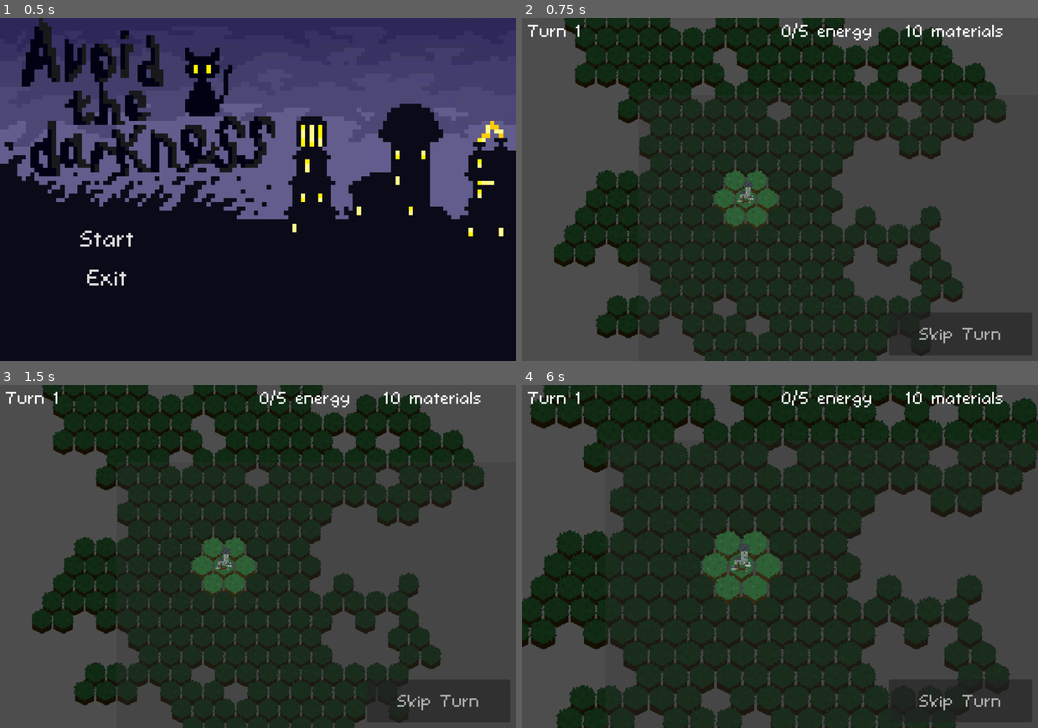
Above: before the commit, frames 1-4 (two rows, left to right).
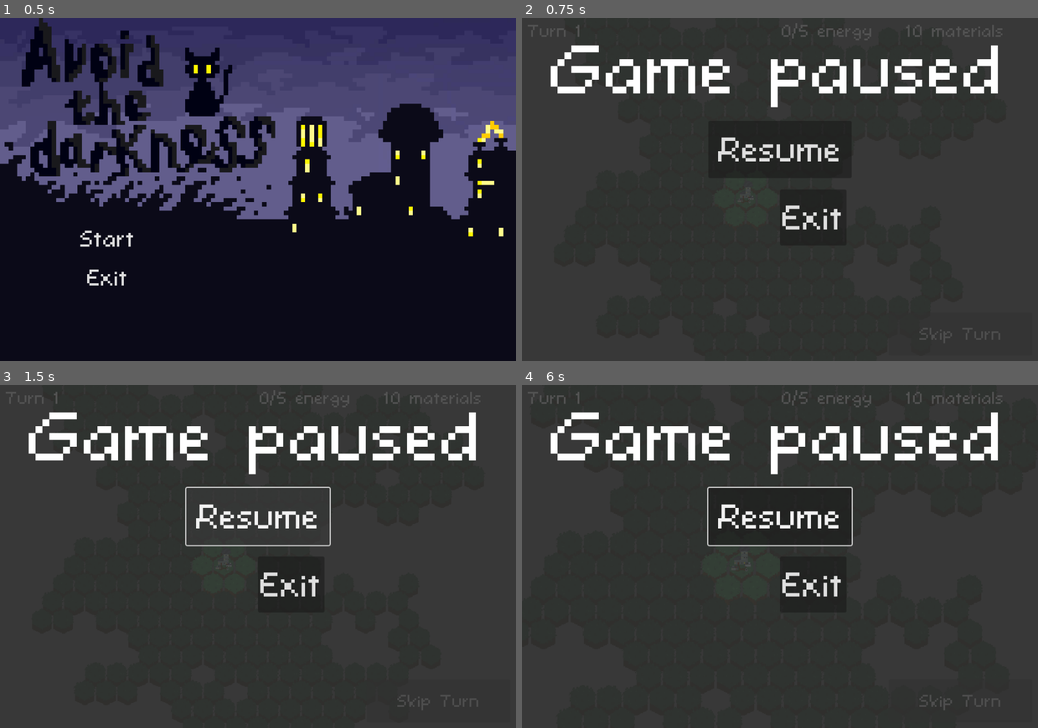
Above: after the commit, the same moments.

Repository: KlaimP/GameJam2.0
Game: Godot game, scene res://menu.tscn
Same seed, same stepped clock (60 frames per second), same inputs: the game is played once before the commit and once after it.
Inputs (mouse positions are in pixels of both pictures, inside the frame that each line leads up to):
- Up to frame 1 (0.5 s): no input
- Up to frame 2 (0.75 s): click "Start" at 0.5 s
- Up to frame 3 (1.5 s): click (258, 515) at 1.25 s, where only the run after the commit has a clickable "Resume"
- Up to frame 4 (6 s): click "Skip Turn" at 2 s; click "Skip Turn" at 2.75 s; click (780, 515) at 3.5 s, where only the run after the commit has a clickable "Resume"; click "Skip Turn" at 4.25 s; click (780, 515) at 5 s, where only the run after the commit has a clickable "Resume"; tap Enter at 5.75 s; move the mouse to (743, 566) at 5.77 s; tap Mouse wheel up (cam_zoom_in) at 5.85 s; click (743, 566) at 5.92 s

Frame 1 is identical in both runs. In frame 2, 26% of the frame differs, in the area x 1-94%, y 0-99%; in frame 3, 29%; in frame 4, 30%, in the area x 0-100%, y 0-100%.

Commit message:
Быстро

Diff:
--- a/components/Light.tscn
+++ b/components/Light.tscn
@@ -1,7 +1,25 @@
-[gd_scene load_steps=3 format=3 uid="uid://7xskhioo43bm"]
+[gd_scene load_steps=8 format=3 uid="uid://7xskhioo43bm"]
 
 [ext_resource type="Script" path="res://components/Light.gd" id="1_5g1hr"]
 [ext_resource type="Texture2D" uid="uid://co53m5p2v24tj" path="res://assets/lamp.png" id="2_sqrrm"]
+[ext_resource type="FontFile" uid="uid://bquer5nna1u0l" path="res://font/ComicoroRu_0.ttf" id="3_kj12s"]
+
+[sub_resource type="StyleBoxFlat" id="StyleBoxFlat_cpsiw"]
+bg_color = Color(0.133333, 0.133333, 0.133333, 0.862745)
+border_color = Color(0.27451, 0.27451, 0.27451, 0)
+corner_detail = 1
+
+[sub_resource type="StyleBoxEmpty" id="StyleBoxEmpty_u1q7x"]
+
+[sub_resource type="StyleBoxEmpty" id="StyleBoxEmpty_ef7qm"]
+
+[sub_resource type="StyleBoxFlat" id="StyleBoxFlat_mjauy"]
+bg_color = Color(0.6, 0.6, 0.6, 0)
+border_width_left = 1
+border_width_top = 1
+border_width_right = 1
+border_width_bottom = 1
+border_color = Color(0.0980392, 0.0980392, 0.109804, 1)
 
 [node name="Light" type="Area2D"]
 script = ExtResource("1_5g1hr")
@@ -16,20 +34,31 @@
 texture = ExtResource("2_sqrrm")
 
 [node name="LevelLabel" type="Label" parent="."]
-offset_left = -4.0
-offset_top = -43.0
-offset_right = 36.0
-offset_bottom = -20.0
+modulate = Color(0.784314, 0, 0.12549, 1)
+offset_left = -3.0
+offset_top = -42.0
+offset_right = 37.0
+offset_bottom = -12.0
+theme_override_fonts/font = ExtResource("3_kj12s")
+theme_override_font_sizes/font_size = 32
 text = "1"
 horizontal_alignment = 1
 vertical_alignment = 1
 
 [node name="Button" type="Button" parent="."]
+z_index = 4
+texture_filter = 1
 offset_left = -40.0
 offset_top = -20.0
 offset_right = 40.0
 offset_bottom = 15.0
 mouse_filter = 1
+theme_override_fonts/font = ExtResource("3_kj12s")
+theme_override_font_sizes/font_size = 32
+theme_override_styles/normal = SubResource("StyleBoxFlat_cpsiw")
+theme_override_styles/hover = SubResource("StyleBoxEmpty_u1q7x")
+theme_override_styles/pressed = SubResource("StyleBoxEmpty_ef7qm")
+theme_override_styles/focus = SubResource("StyleBoxFlat_mjauy")
 text = "Upgrade"
 
 [connection signal="mouse_entered" from="." to="." method="_on_mouse_entered"]
--- a/main.tscn
+++ b/main.tscn
@@ -12,6 +12,7 @@
 [ext_resource type="Script" path="res://SkipTurnButton.gd" id="4_qmleu"]
 
 [node name="Main" type="Node2D"]
+texture_filter = 1
 script = ExtResource("1_vhywa")
 
 [node name="Camera2D" type="Camera2D" parent="."]
@@ -74,12 +75,46 @@
 text = "Skip Turn"
 script = ExtResource("4_qmleu")
 
-[node name="PauseMenu" type="ColorRect" parent="Camera2D/UI"]
+[node name="PauseMenu" type="Node2D" parent="Camera2D/UI"]
+
+[node name="PauseMenu" type="ColorRect" parent="Camera2D/UI/PauseMenu"]
+anchors_preset = 8
+anchor_left = 0.5
+anchor_top = 0.5
+anchor_right = 0.5
+anchor_bottom = 0.5
 offset_left = -450.0
 offset_top = -300.0
 offset_right = 450.0
 offset_bottom = 300.0
-color = Color(0.207843, 0.207843, 0.207843, 0.278431)
+grow_horizontal = 2
+grow_vertical = 2
+color = Color(0.207843, 0.207843, 0.207843, 0.85098)
+
+[node name="ExitButton" type="Button" parent="Camera2D/UI/PauseMenu"]
+offset_right = 8.0
+offset_bottom = 8.0
+theme_override_fonts/font = ExtResource("2_gsyf2")
+theme_override_font_sizes/font_size = 96
+text = "Exit"
+
+[node name="ResumeButton" type="Button" parent="Camera2D/UI/PauseMenu"]
+offset_left = -125.0
+offset_top = -120.0
+offset_right = 125.0
+offset_bottom = -20.0
+theme_override_fonts/font = ExtResource("2_gsyf2")
+theme_override_font_sizes/font_size = 96
+text = "Resume"
+
+[node name="Label" type="Label" parent="Camera2D/UI/PauseMenu"]
+offset_left = -400.0
+offset_top = -300.0
+offset_right = 400.0
+offset_bottom = -100.0
+theme_override_fonts/font = ExtResource("2_gsyf2")
+theme_override_font_sizes/font_size = 192
+text = "Game paused"
 
 [node name="Map" type="Node2D" parent="."]
 script = ExtResource("1_n1bfs")
Not shown: 1 places in menu.tscn that only renumber resources
